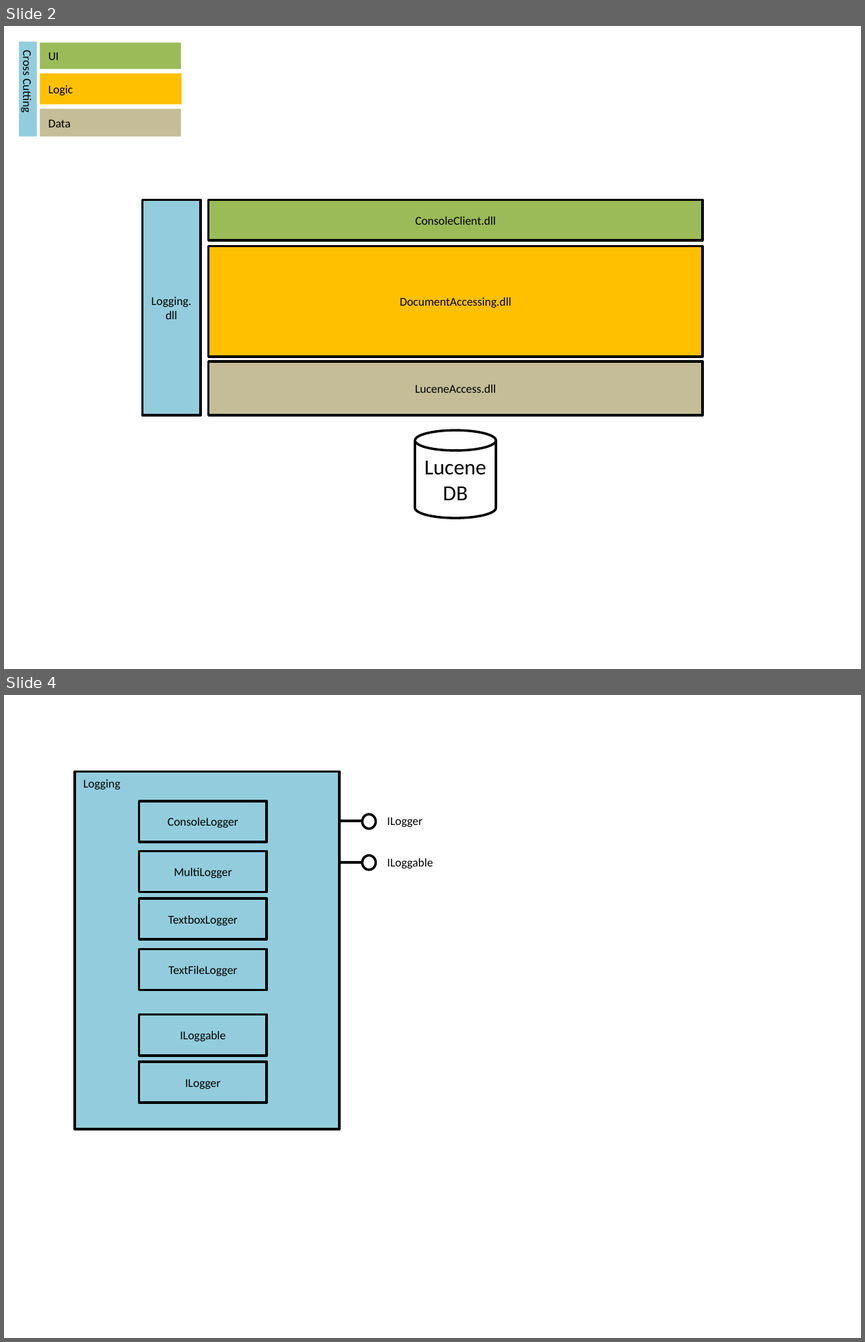
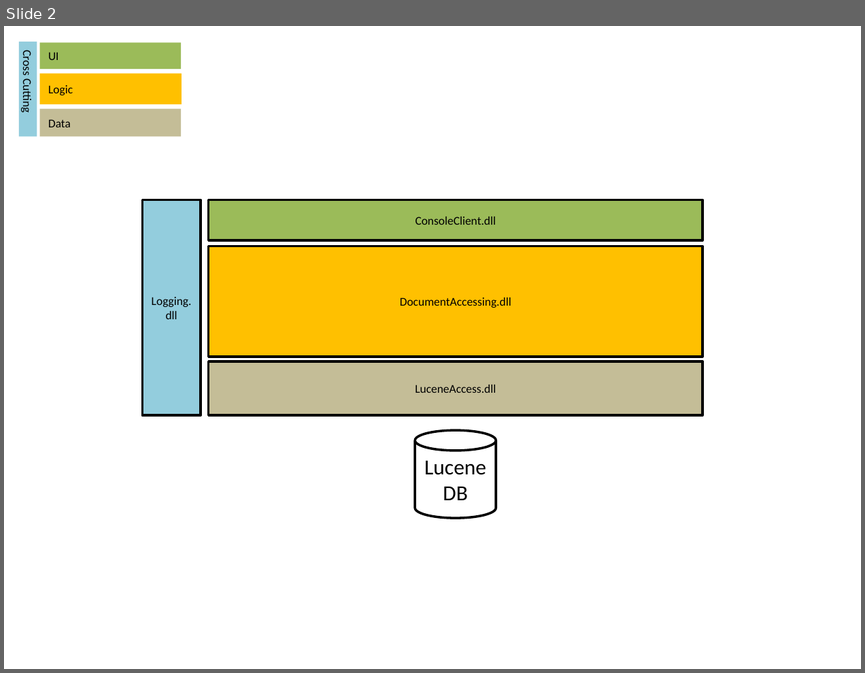
Before and after one commit to MrMame/Doci, a slide deck: documentation/Architecture_v0.1.0.pptx. Shown one above the other, each under a label of ours: slides 2 and 4 before the commit, slide 2 after it; the slides between them are not shown. The pictures are 865x1342 and 865x673 pixels, drawn with LibreOffice and Linux fonts; fonts in the diff are those of the drawing. Boxes give left, top, right and bottom in pixels: in the first picture for what was removed or moved away, otherwise in the second. Text is boxed around its words. In the diff, an @@ line names an element or a change of style, - is before the commit and + after.

```diff
--- a/documentation/Architecture_v0.1.0.pptx
+++ b/documentation/Architecture_v0.1.0.pptx
@@ slide 4 removed at [4, 695, 861, 1338], background #FFFFFF @@
@@ rectangle removed at [75, 771, 340, 1129] @@
-Logging
@@ rectangle removed at [139, 801, 267, 843] @@
-ConsoleLogger
@@ ellipse removed at [362, 814, 376, 829] @@
@@ text removed at [387, 817, 422, 827] @@
-ILogger
@@ line removed from (339, 821) to (362, 821) @@
@@ rectangle removed at [139, 851, 267, 892] @@
-MultiLogger
@@ ellipse removed at [362, 855, 376, 870] @@
@@ line removed from (339, 862) to (362, 862) @@
@@ text removed at [387, 858, 432, 868] @@
-ILoggable
@@ rectangle removed at [139, 898, 267, 939] @@
-TextboxLogger
@@ rectangle removed at [139, 949, 267, 989] @@
-TextFileLogger
@@ rectangle removed at [139, 1015, 267, 1055] @@
-ILoggable
@@ rectangle removed at [139, 1062, 267, 1103] @@
-ILogger
```
Also in this commit, not shown: 1 slide changed.
